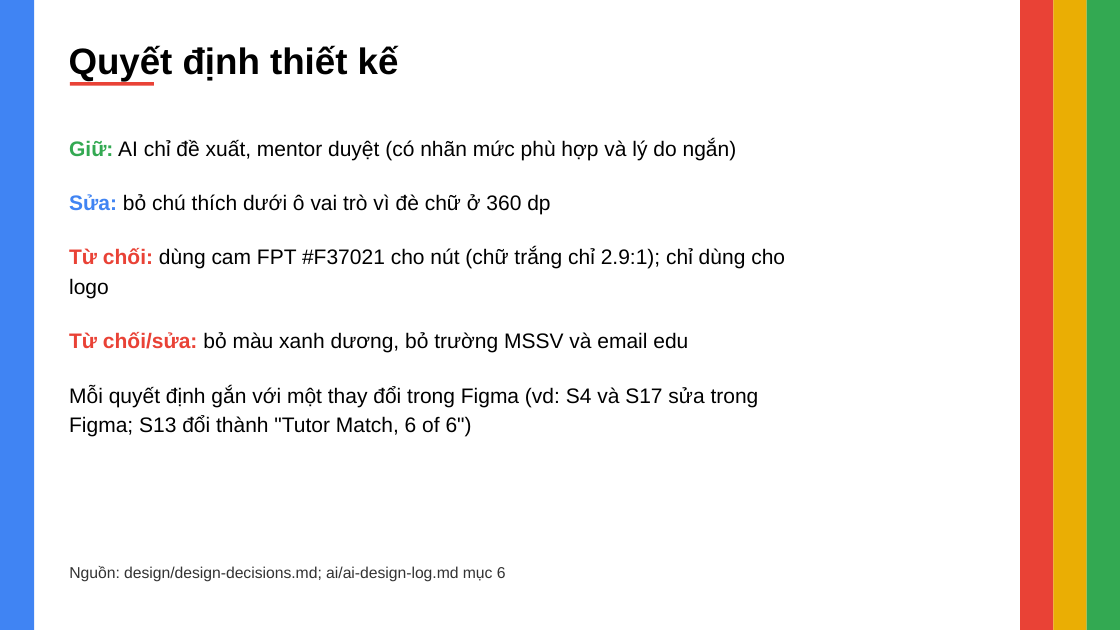
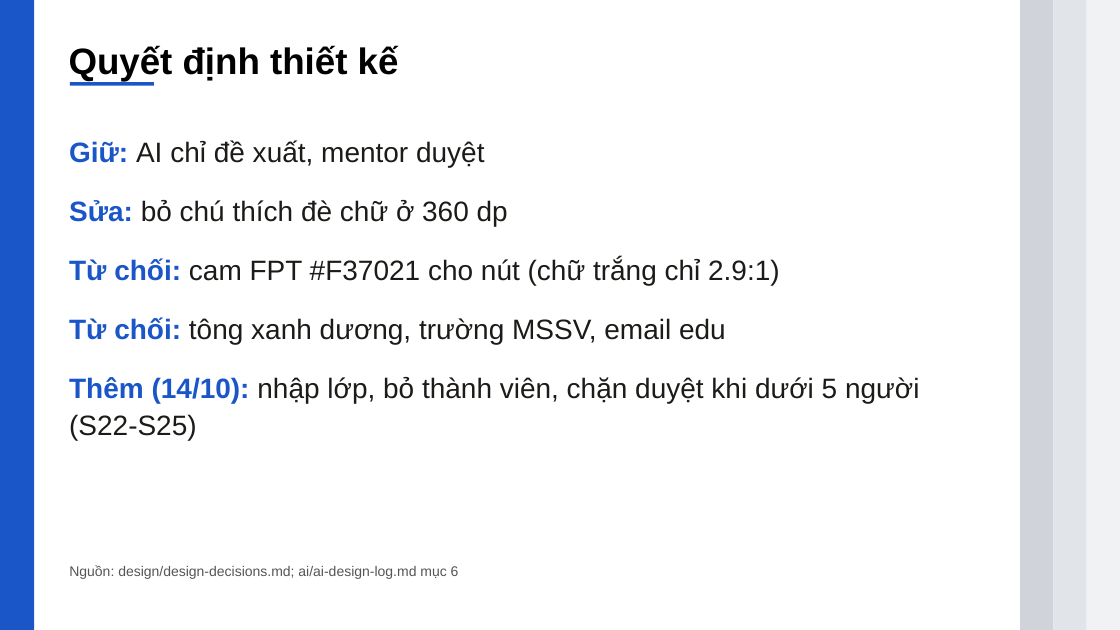
Before and after one commit to Kenn0679/prm323-lab2-group6, a slide deck: slide 7 of slides-export/prm323_lab2_group6_slides.pptx. Drawn at 1120x630 pixels with LibreOffice and Linux fonts; fonts in the diff are those of the drawing. Boxes give left, top, right and bottom in pixels: in the first picture for what was removed or moved away, otherwise in the second. Text is boxed around its words. In the diff, an @@ line names an element or a change of style, - is before the commit and + after.

```diff
--- a/slides-export/prm323_lab2_group6_slides.pptx
+++ b/slides-export/prm323_lab2_group6_slides.pptx
@@ rectangle at (0, 0, 34, 630): fill #4084F3 to #1A56C8 @@
@@ rectangle at (1021, 0, 1054, 630): fill #E94236 to #D0D4DA @@
@@ rectangle at (1054, 0, 1087, 630): fill #EAAE04 to #E1E4E8 @@
@@ rectangle at (1087, 0, 1120, 630): fill #33A952 to #F0F2F4 @@
@@ rectangle at (70, 82, 154, 86): fill #E94236 to #1A56C8 @@
@@ text at (69, 141, 919, 441): text changed; size 18 to 24 pt; text colour #000000 to #1C1B18 @@
-Giữ: AI chỉ đề xuất, mentor duyệt (có nhãn mức phù hợp và lý do ngắn)
-Sửa: bỏ chú thích dưới ô vai trò vì đè chữ ở 360 dp
-Từ chối: dùng cam FPT #F37021 cho nút (chữ trắng chỉ 2.9:1); chỉ dùng cho logo
-Từ chối/sửa: bỏ màu xanh dương, bỏ trường MSSV và email edu
-Mỗi quyết định gắn với một thay đổi trong Figma (vd: S4 và S17 sửa trong Figma; S13 đổi thành "Tutor Match, 6 of 6")
+Giữ: AI chỉ đề xuất, mentor duyệt
+Sửa: bỏ chú thích đè chữ ở 360 dp
+Từ chối: cam FPT #F37021 cho nút (chữ trắng chỉ 2.9:1)
+Từ chối: tông xanh dương, trường MSSV, email edu
+Thêm (14/10): nhập lớp, bỏ thành viên, chặn duyệt khi dưới 5 người (S22-S25)
@@ text "Nguồn: design/design-decisions.md; ai/ai-design-log.md mục 6" at (69, 565, 459, 579): size 13.5 to 12 pt, text colour #333333 to #555555 @@
```
Also in this commit, not shown: 11 other slides changed, 3 other files.
